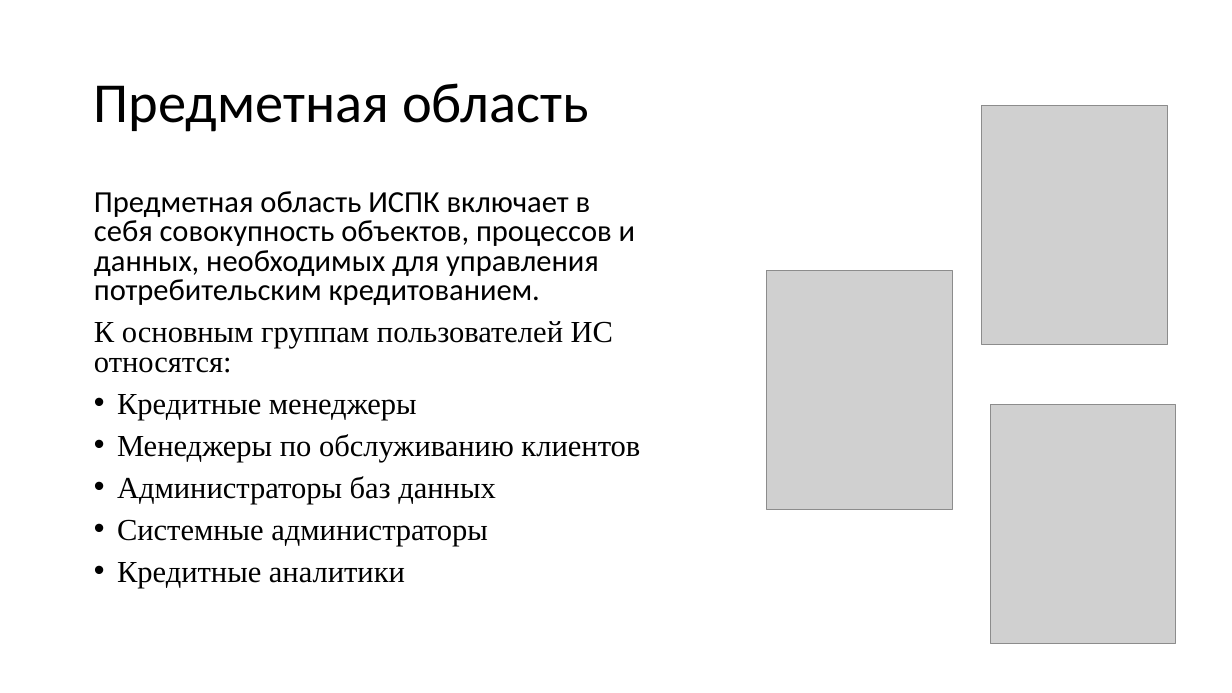
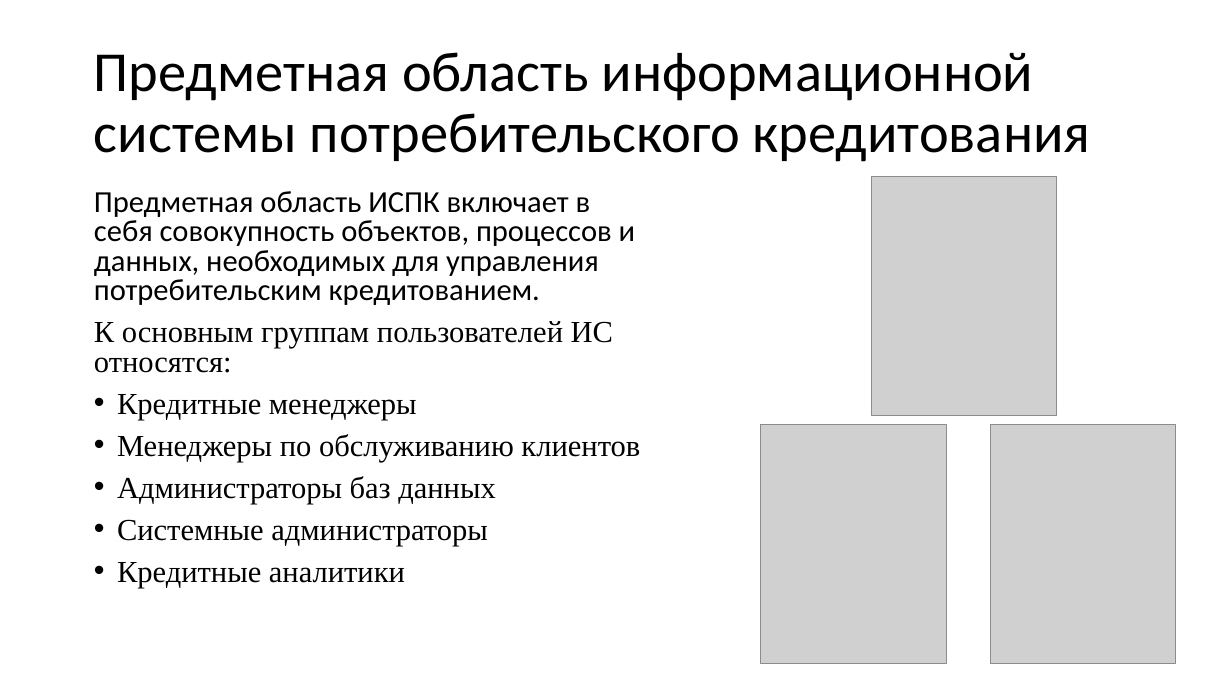
Before and after one commit to A1ex1in/3k2sKursachi, a slide deck: slide 3 of бсбд/КП/КР ЧигаревА.Ю. БИб-21Э1 БСБД.pptx. Drawn at 1232x693 pixels with LibreOffice and Linux fonts; fonts in the diff are those of the drawing; grey boxes stand for pictures. Boxes give left, top, right and bottom in pixels: in the first picture for what was removed or moved away, otherwise in the second. Text is boxed around its words. In the diff, an @@ line names an element or a change of style, - is before the commit and + after.

```diff
--- a/бсбд/КП/КР ЧигаревА.Ю. БИб-21Э1 БСБД.pptx
+++ b/бсбд/КП/КР ЧигаревА.Ю. БИб-21Э1 БСБД.pptx
@@ title at (94,52,1091,162): text changed @@
-Предметная область
+Предметная область информационной системы потребительского кредитования
@@ picture: place and size @@
-picture at (767,271,952,510)
+picture at (872,177,1056,416)
@@ picture: place and size @@
-picture at (982,105,1166,345)
+picture at (761,424,945,664)
@@ picture: place and size @@
-picture at (991,405,1176,644)
+picture at (991,424,1176,664)
```
Also in this commit, not shown: 2 other slides changed, 1 other file.
